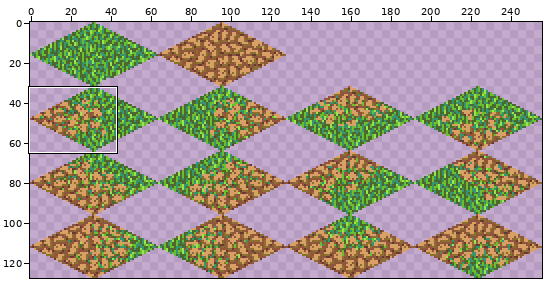
Two states of a sprite sheet, artwork/terrain/png/terrain.png. Above, an overview of the earlier version with the close-up marked.
Close-up. Before:
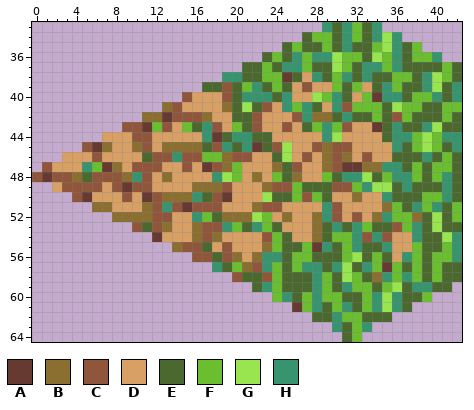
The file is 256x128 pixels. Shown: x 0..42, y 33..64. The commit also changed other parts of the picture, which this record leaves out.
Palette (. is transparent): A #663931  B #8a6f30  C #8f563b  D #d9a066  E #4b692f  F #6abe30  G #99e550  H #37946e
After:
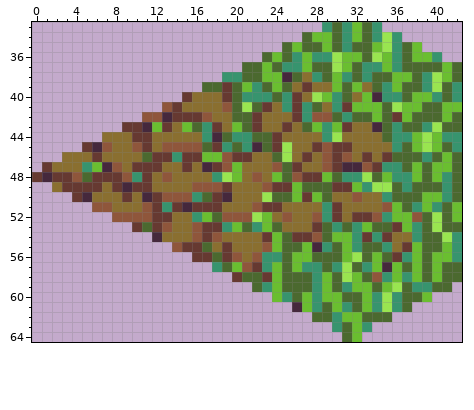
What changed:
{"colour":"A","old":"#663931","new":"#45283c"}
{"colour":"B","old":"#8a6f30","new":"#8f563b"}
{"colour":"C","old":"#8f563b","new":"#663931"}
{"colour":"D","old":"#d9a066","new":"#8a6f30"}
{"y":40,"x":26,"old":"D","new":"C"}
{"y":41,"x":26,"old":"F","new":"C"}
{"y":44,"x":24,"old":"D","new":"C"}
{"y":46,"x":35,"old":"D","new":"C"}
{"y":47,"x":34,"old":"B","new":"C"}
{"y":48,"x":27,"old":"DD","new":"CC"}
{"y":52,"x":33,"old":"D","new":"C"}
{"y":53,"x":28,"old":"B","new":"C"}
{"y":54,"x":26,"old":"DD","new":"CC"}
{"y":55,"x":37,"old":"D","new":"C"}
{"y":56,"x":36,"old":"D","new":"C"}
{"label":"changed","picture_box":[32,72,422,312]}
